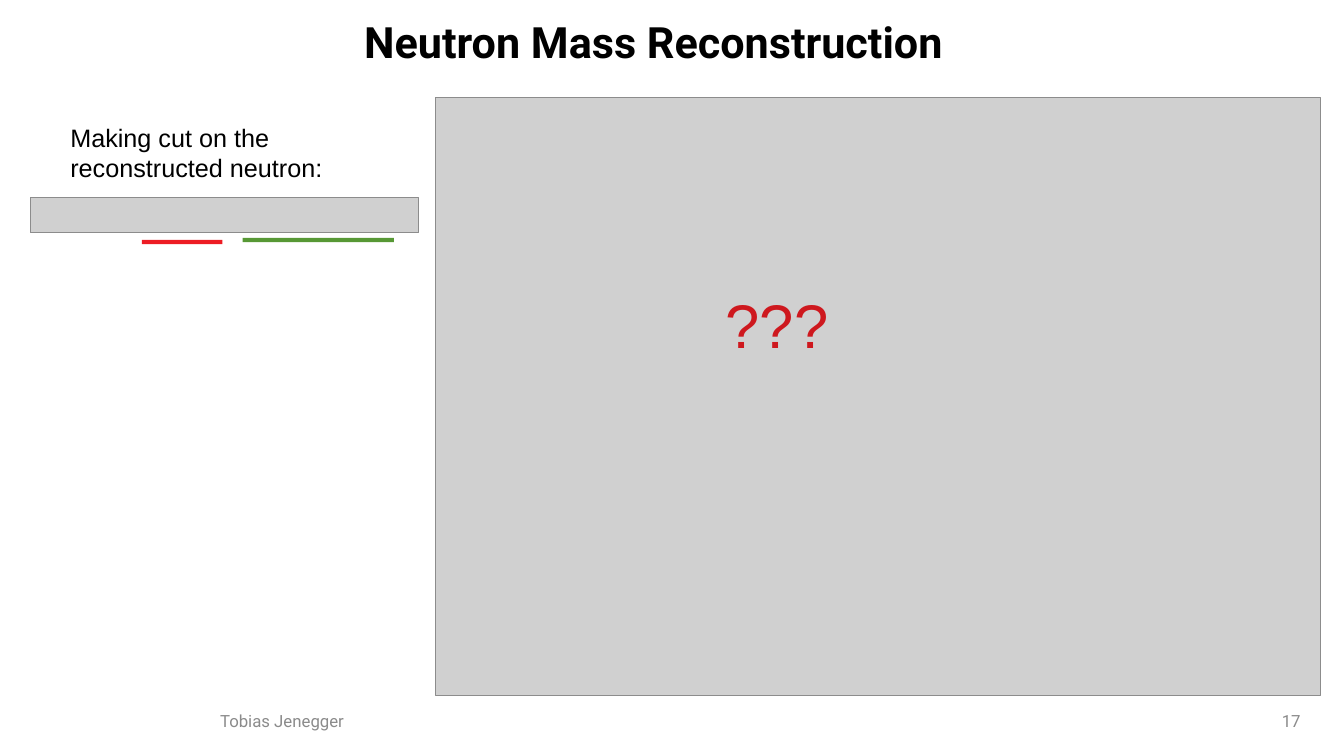
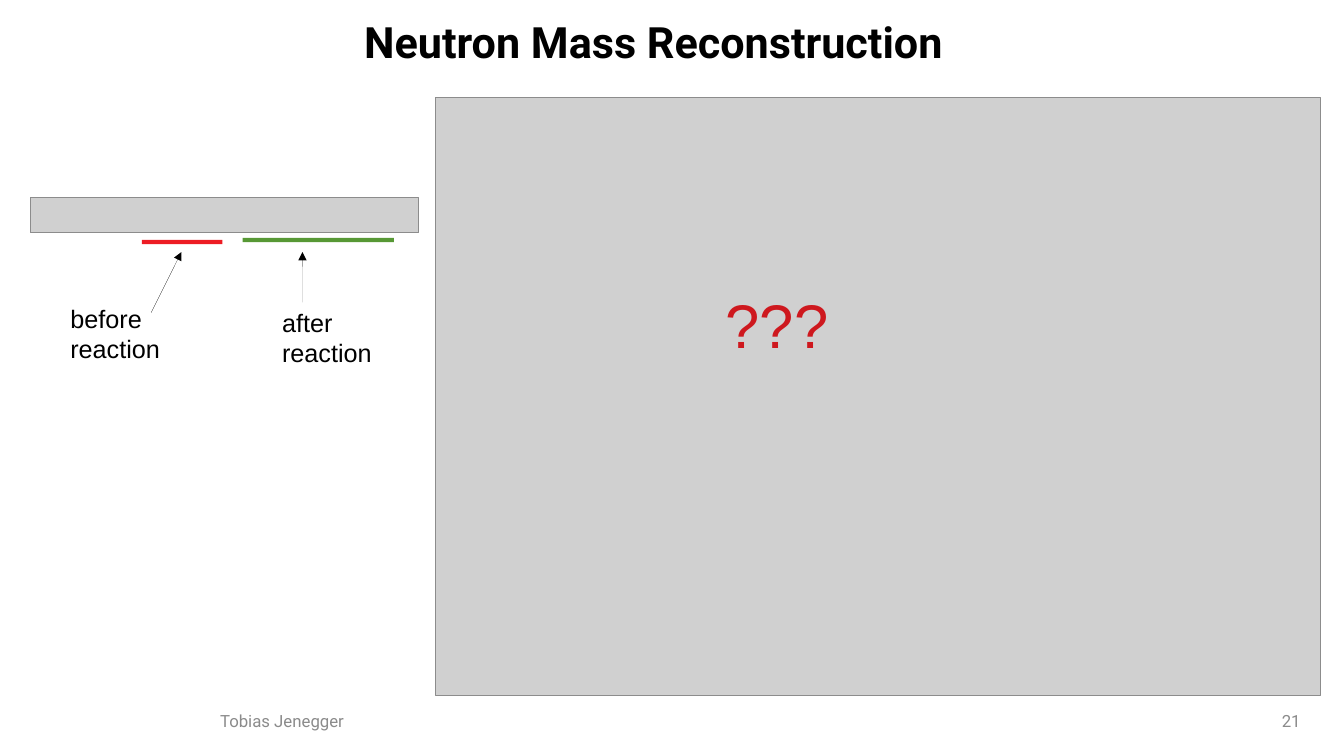
Before and after one commit to jenegger/2021_psi_pres, a slide deck: slide 21 of analysis.odp (slide 17 before the commit). Drawn at 1344x756 pixels with LibreOffice and Linux fonts; fonts in the diff are those of the drawing; grey boxes stand for pictures; background and template pictures are left out. Boxes give left, top, right and bottom in pixels: in the first picture for what was removed or moved away, otherwise in the second. Text is boxed around its words. In the diff, an @@ line names an element or a change of style, - is before the commit and + after.

```diff
--- a/analysis.odp
+++ b/analysis.odp
@@ text removed at box(70, 128, 322, 178) @@
-Making cut on the reconstructed neutron:
@@ arrow added from (151, 313) to (181, 252), #000000 0 pt @@
@@ arrow added from (302, 302) to (302, 252), #000000 0 pt @@
@@ text added at box(70, 309, 160, 359), 18 pt, text #000000 @@
+before reaction
@@ text added at box(282, 313, 372, 363), 18 pt, text #000000 @@
+after reaction
@@ page number at box(1282, 715, 1301, 727): text changed @@
-17
+21
```
Also in this commit, not shown: 4 other slides changed, 4 slides added, 4 slides removed, 13 other files.
